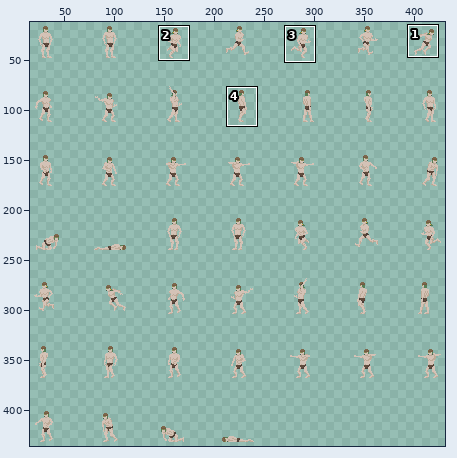
A sprite sheet gets an edit: Sprites/Player/player_animation_updated.png. Above: a wide view before the commit, with the close-up outlined.
Close-up. Before the commit:
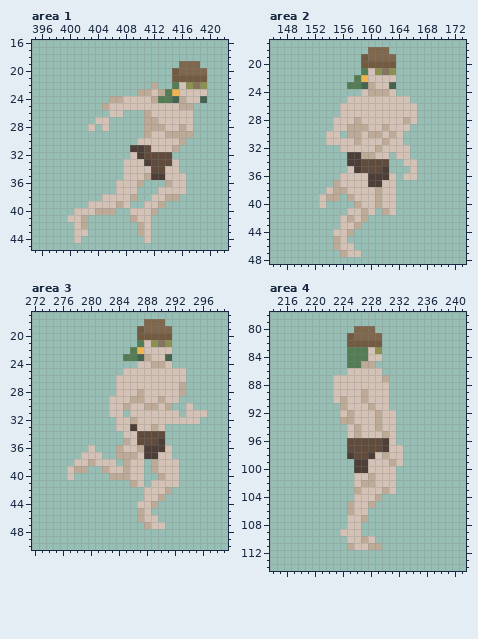
The file is 448x448 pixels. Shown: area 1: x 395..422, y 16..45; area 2: x 146..173, y 17..48; area 3: x 272..299, y 17..50; area 4: x 214..241, y 78..114. The wide view leaves out empty margins. The commit also changed other parts of the picture, which this record leaves out.
The result:
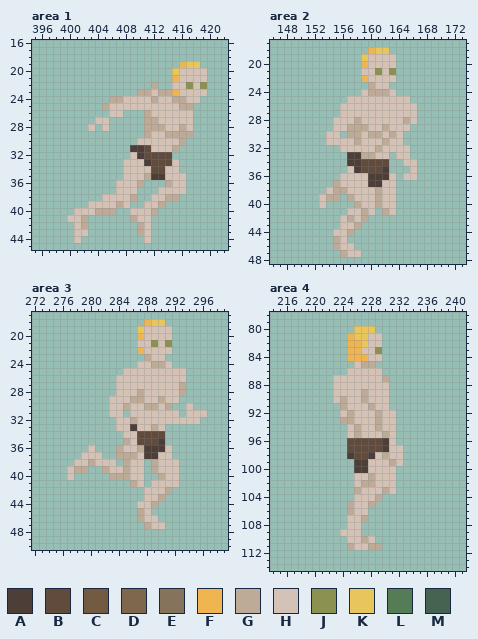
Palette (. is transparent): A #4d3f38  B #604b3d  C #735b42  D #7e674c  E #86735b  F #eeb551  G #bdaa97  H #d4c2b6  J #8b9150  K #e8c65b  L #557d55  M #446350
Diff:
--- area 1
@@ x 411..421 @@
 18 ...........
-19 .....DDD...
-20 ....CDDDD..
-21 ....CCCCC..
-22 .G..LHJEJ..
-23 GHGLFHHHH..
-24 HGLLMGHHM..
+19 .....FKK...
+20 ....KHHHH..
+21 ....FHHHH..
+22 .G..HHJHJ..
+23 GHGGFHHHH..
+24 HGHHGGHH...
 25 HHHHHGG....
--- area 2
@@ x 155..165 @@
 17 ...........
-18 .....DDD...
-19 ....CDDDD..
-20 ....CCCCC..
-21 ....LHJEJ..
-22 ...LFHHHH..
-23 ..LLMGHHM..
+18 .....FKK...
+19 ....KHHHH..
+20 ....FHHHH..
+21 ....HHJHJ..
+22 ....FHHHH..
+23 .....GHH...
 24 ....HGGGH..
--- area 3
@@ x 283..293 @@
 17 ...........
-18 .....DDD...
-19 ....CDDDD..
-20 ....CCCCC..
-21 ....LHJEJ..
-22 ...LFHHHH..
-23 ..LLMGHHM..
+18 .....FKK...
+19 ....KHHHH..
+20 ....FHHHH..
+21 ....HHJHJ..
+22 ....FHHHH..
+23 .....GHH...
 24 ....HHGGH..
--- area 4
@@ x 223..231 @@
  79 .........
- 80 ...DDD...
- 81 ..CDDDD..
- 82 ..CCCCC..
- 83 ..LLLHJ..
- 84 ..LLLHH..
- 85 ..LLGG...
+ 80 ...KKK...
+ 81 ..FKKHH..
+ 82 ..FFKHH..
+ 83 ..FFHHJ..
+ 84 ..FFFHH..
+ 85 ...HGG...
  86 ..HHHHH..
Pixel boxes of the changes (left, top, right, bottom) in both close-ups:
changed: (158, 61, 207, 103)
changed: (347, 47, 396, 89)
changed: (123, 319, 172, 361)
changed: (347, 326, 382, 368)
